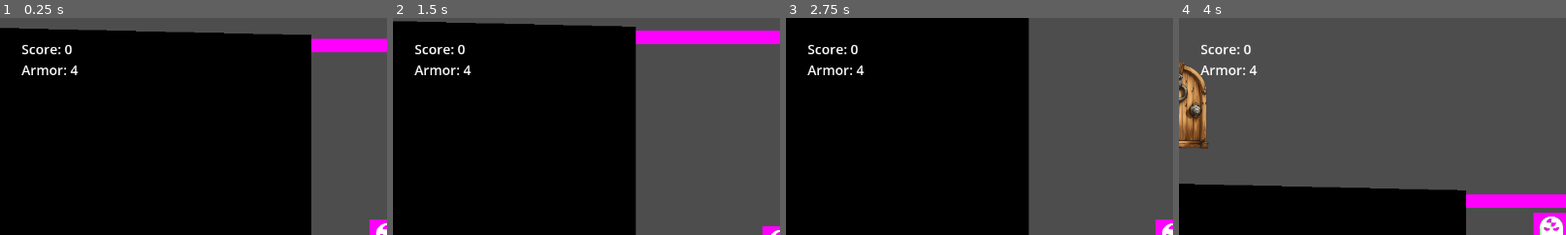
Above: before the commit, frames 1-4 (left to right).
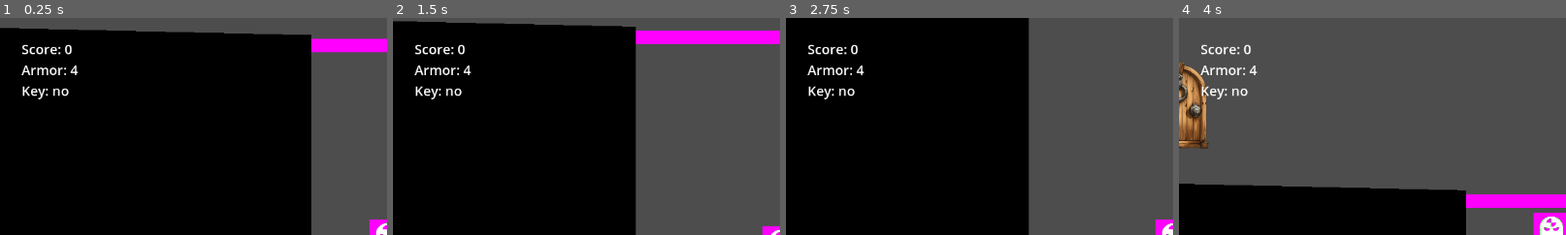
Above: after the commit, the same moments.

Repository: andrewpressman/Developer-Dungeon
Game: Godot game, scene res://Hub World/Hub.tscn
Same seed, same stepped clock (60 frames per second), same inputs: the game is played once before the commit and once after it.
Inputs:
- Up to frame 1 (0.25 s): no input
- Up to frame 2 (1.5 s): tap Enter at 0.5 s; hold Right (ui_right) 0.53-1.28 s; tap Space at 0.77 s; hold Down (ui_down) from 1.28 s (still down)
- Up to frame 3 (2.75 s): tap Space at 1.52 s; release Down (ui_down) at 2.03 s; hold Right (ui_right) from 2.03 s (still down)
- Up to frame 4 (4 s): release Right (ui_right) at 2.78 s; hold Up (ui_up) 2.78-3.53 s; tap Space at 3.02, 3.77 s; hold Left (ui_left) from 3.53 s (still down)
The pictures show only the part of the screen within x 0-50%, y 0-50%; the shares and areas given below are measured in that part.

The runs differ from the first frame. In frame 1, 0.3% of the frame differs, in the area x 5-18%, y 31-38%; in frame 2, 0.3%; in frame 3, 0.3%; in frame 4, 0.3%.

Commit message:
Implemented key and door logic

Diff:
--- a/GlobalVariables.gd
+++ b/GlobalVariables.gd
@@ -15,3 +15,5 @@
 
 #player Direction
 var CurrentDirection : Vector2
+
+var HasKey : bool
--- a/PlayerController.gd
+++ b/PlayerController.gd
@@ -49,8 +49,8 @@
 
 	$Camera2D/UI.updateScore()
 	$Camera2D/UI.updateArmor()
-
-	HasKey = false
+	$Camera2D/UI.updateKey()
+	HasKey = GlobalVariables.HasKey
 
 func SetCamera():
 	$Camera2D.make_current()
@@ -66,6 +66,9 @@
 
 # Called every frame. 'delta' is the elapsed time since the previous frame.
 func _physics_process(delta):
+	$Camera2D/UI.updateArmor()
+	$Camera2D/UI.updateScore()
+	$Camera2D/UI.updateKey()
 	CheckArmor()
 	CheckCollision(delta)
 	if isInvuln:
@@ -153,18 +156,22 @@
 
 func ArmorPickup():
 	GlobalVariables.CurrHealth += 1
-	$Camera2D/UI.updateArmor()
 
 func KeyPickup():
 	if !HasKey:
 		HasKey = true
+		GlobalVariables.HasKey = true
+
+func ClearKey():
+	if HasKey:
+		HasKey = false
+		GlobalVariables.HasKey = false
 
 func BasicEnemy(enemy : RigidBody2D):
 	if !isInvuln:
 		GlobalVariables.CurrHealth -= 1
 		if currSpeed == DashSpeed:
 			GlobalVariables.Score += 1
-			$Camera2D/UI.updateScore()
 			enemy.kill()
 		else:
 			Reverse(enemy)
--- a/Proof of Concept/Controller.gd
+++ b/Proof of Concept/Controller.gd
@@ -9,6 +9,7 @@
 func _ready():
 	$Player.SetCamera()
 	GlobalVariables.CurrHealth = GlobalVariables.BaseHealth
+	GlobalVariables.HasKey = false
 	GameActive = true
 
 func _process(delta):
@@ -17,15 +18,24 @@
 		$Camera2D.make_current()
 		print("dead")
 
+func spawn(body):
+	if body.name == "Player":
+		var e1 = Enemy.instantiate()
+		e1.position = Vector2(1212,-3868)
+		add_child(e1)
+		var e2 = Enemy.instantiate()
+		e2.position = Vector2(1175,-2362)
+		add_child(e2)
+		var e3 = Enemy.instantiate()
+		e3.position = Vector2(-1202,-3866)
+		add_child(e3)
+		var e4 = Enemy.instantiate()
+		e4.position = Vector2(-1197,-2344)
+		add_child(e4)
 
-func spawn():
-	print("spawn")
-	var e = Enemy.instantiate()
-	e.position = Vector2(0,0)
-	add_child(e)
-
-	var A = Armor.instantiate()
-	var X = randi_range(-100,100)
-	var Y = randi_range(-200,200)
-	A.position = Vector2(X,Y)
-	add_child(A)
+#spawn armor
+#	var A = Armor.instantiate()
+#	var X = randi_range(-100,100)
+#	var Y = randi_range(-200,200)
+#	A.position = Vector2(X,Y)
+#	add_child(A)
--- a/Proof of Concept/Door.gd
+++ b/Proof of Concept/Door.gd
@@ -9,12 +9,13 @@
 
 func onEnter(body):
 	if body.name == "Player":
-		pass #Unlock/open door
-	match DoorType:
-		1:
-			Open()
-		2:
-			Teleport()
+		if GlobalVariables.HasKey == true:
+			body.ClearKey()
+			match DoorType:
+				1:
+					Open()
+				2:
+					Teleport()
 
 
 func Teleport():
--- a/Proof of Concept/Door.tscn
+++ b/Proof of Concept/Door.tscn
@@ -15,3 +15,5 @@
 
 [node name="CollisionShape2D" type="CollisionShape2D" parent="."]
 shape = SubResource("CircleShape2D_d48ak")
+
+[connection signal="body_entered" from="." to="." method="onEnter"]
--- a/Proof of Concept/Main.tscn
+++ b/Proof of Concept/Main.tscn
@@ -1,11 +1,14 @@
-[gd_scene load_steps=7 format=3 uid="uid://2fg4cqxxdfw1"]
+[gd_scene load_steps=8 format=3 uid="uid://2fg4cqxxdfw1"]
 
 [ext_resource type="PackedScene" uid="uid://b8eev8on1b5wn" path="res://Proof of Concept/player.tscn" id="1_ixhf7"]
 [ext_resource type="Script" path="res://Proof of Concept/Controller.gd" id="1_q7ipu"]
 [ext_resource type="PackedScene" uid="uid://dspor8x38wy17" path="res://Proof of Concept/SlowTrap.tscn" id="3_gcfa5"]
 [ext_resource type="PackedScene" uid="uid://doupdcryw0hvp" path="res://Proof of Concept/breakable_object.tscn" id="4_3txdr"]
-[ext_resource type="PackedScene" uid="uid://msu38tj15mbp" path="res://Proof of Concept/Enemy.tscn" id="5_c23dh"]
+[ext_resource type="PackedScene" uid="uid://bhypri2eyuam" path="res://Proof of Concept/Door.tscn" id="6_43q6x"]
 [ext_resource type="PackedScene" uid="uid://dpgpfvnn33oox" path="res://Proof of Concept/Pickup.tscn" id="6_dms0n"]
+
+[sub_resource type="RectangleShape2D" id="RectangleShape2D_1a3qb"]
+size = Vector2(902, 141)
 
 [node name="Node2D" type="Node2D"]
 script = ExtResource("1_q7ipu")
@@ -93,25 +96,8 @@
 
 [node name="Player" parent="." instance=ExtResource("1_ixhf7")]
 
-[node name="SpawnerClock" type="Timer" parent="."]
-wait_time = 3.0
-
 [node name="BreakableObject" parent="." instance=ExtResource("4_3txdr")]
 position = Vector2(-1, -2198)
-
-[node name="Enemies" type="Node" parent="."]
-
-[node name="Enemy" parent="Enemies" instance=ExtResource("5_c23dh")]
-position = Vector2(952, -3636)
-
-[node name="Enemy2" parent="Enemies" instance=ExtResource("5_c23dh")]
-position = Vector2(952, -2594)
-
-[node name="Enemy3" parent="Enemies" instance=ExtResource("5_c23dh")]
-position = Vector2(-970, -3640)
-
-[node name="Enemy4" parent="Enemies" instance=ExtResource("5_c23dh")]
-position = Vector2(-974, -2567)
 
 [node name="Pickups" type="Node" parent="."]
 
@@ -128,7 +114,18 @@
 PickupType = 1
 
 [node name="Pickup4" parent="Pickups" instance=ExtResource("6_dms0n")]
-position = Vector2(5, -926)
+position = Vector2(2, -3132)
 PickupType = 2
 
-[connection signal="timeout" from="SpawnerClock" to="." method="spawn"]
+[node name="SpawnTrigger" type="Area2D" parent="."]
+position = Vector2(0, -2434)
+
+[node name="CollisionShape2D" type="CollisionShape2D" parent="SpawnTrigger"]
+position = Vector2(-1, 105)
+shape = SubResource("RectangleShape2D_1a3qb")
+
+[node name="Door" parent="." instance=ExtResource("6_43q6x")]
+position = Vector2(-2, -3786)
+DoorType = 2
+
+[connection signal="body_entered" from="SpawnTrigger" to="." method="spawn"]
--- a/Proof of Concept/UI.gd
+++ b/Proof of Concept/UI.gd
@@ -2,9 +2,16 @@
 
 @onready var ScoreLabel = $Control/MarginContainer/Score
 @onready var ArmorLabel = $Control/MarginContainer/Armor
+@onready var KeyLabel = $Control/MarginContainer/Key
 
 func updateScore():
 	ScoreLabel.text = "Score: " + str(GlobalVariables.Score)
 
 func updateArmor():
 	ArmorLabel.text = "\nArmor: " + str(GlobalVariables.CurrHealth - 1)
+
+func updateKey():
+	if GlobalVariables.HasKey:
+		KeyLabel.text = "\n\nKey: yes"
+	else:
+		KeyLabel.text = "\n\nKey: no"
--- a/Proof of Concept/UI.tscn
+++ b/Proof of Concept/UI.tscn
@@ -39,3 +39,12 @@
 theme_override_font_sizes/font_size = 20
 text = "
 Armor: "
+
+[node name="Key" type="Label" parent="Control/MarginContainer"]
+layout_mode = 2
+size_flags_horizontal = 0
+size_flags_vertical = 0
+theme_override_font_sizes/font_size = 20
+text = "
+
+Key: "
